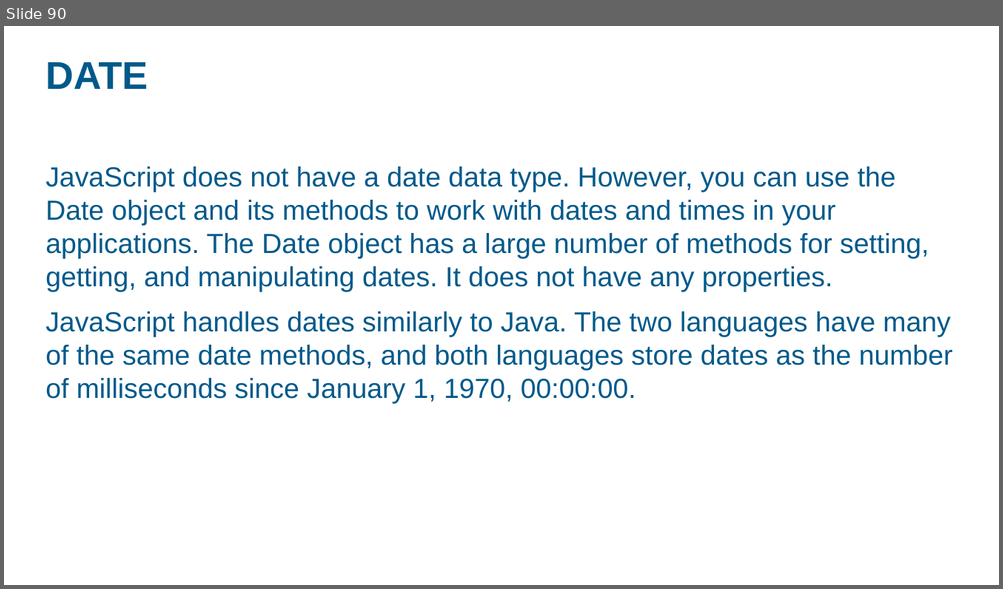
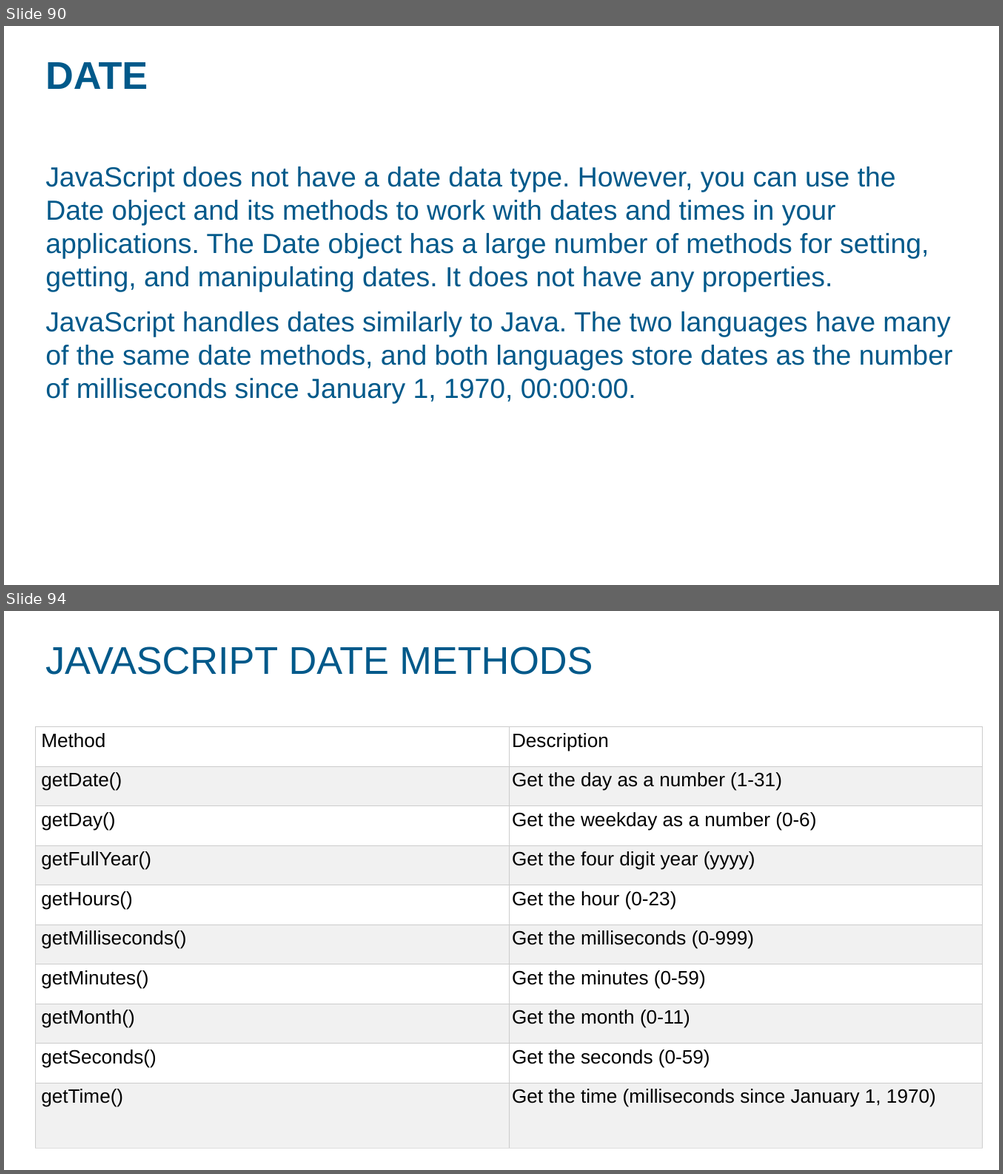
Before and after one commit to ashok07iet/java-script-sample-code, a slide deck: doc/javascript.pptx. Shown one above the other, each under a label of ours: slide 90 before the commit, slides 90 and 94 after it; the slides between them are not shown. The pictures are 1003x589 and 1003x1174 pixels, drawn with LibreOffice and Linux fonts; fonts in the diff are those of the drawing; background and template pictures are left out. Boxes give left, top, right and bottom in pixels: in the first picture for what was removed or moved away, otherwise in the second. Text is boxed around its words. In the diff, an @@ line names an element or a change of style, - is before the commit and + after.

```diff
--- a/doc/javascript.pptx
+++ b/doc/javascript.pptx
@@ slide 94 added at [4,611,999,1170], background picture (left out) @@
@@ title added at [45,647,592,675], 28 pt, text #00598A @@
+JAVASCRIPT DATE METHODS
@@ table added at [36,726,982,1148], 10 rows, 2 columns @@
+Method | Description
+getDate() | Get the day as a number (1-31)
+getDay() | Get the weekday as a number (0-6)
+getFullYear() | Get the four digit year (yyyy)
+getHours() | Get the hour (0-23)
+getMilliseconds() | Get the milliseconds (0-999)
+getMinutes() | Get the minutes (0-59)
+getMonth() | Get the month (0-11)
+getSeconds() | Get the seconds (0-59)
+getTime() | Get the time (milliseconds since January 1, 1970)
```
Also in this commit, not shown: 1 slide changed, 4 other slides added, 18 other files.
